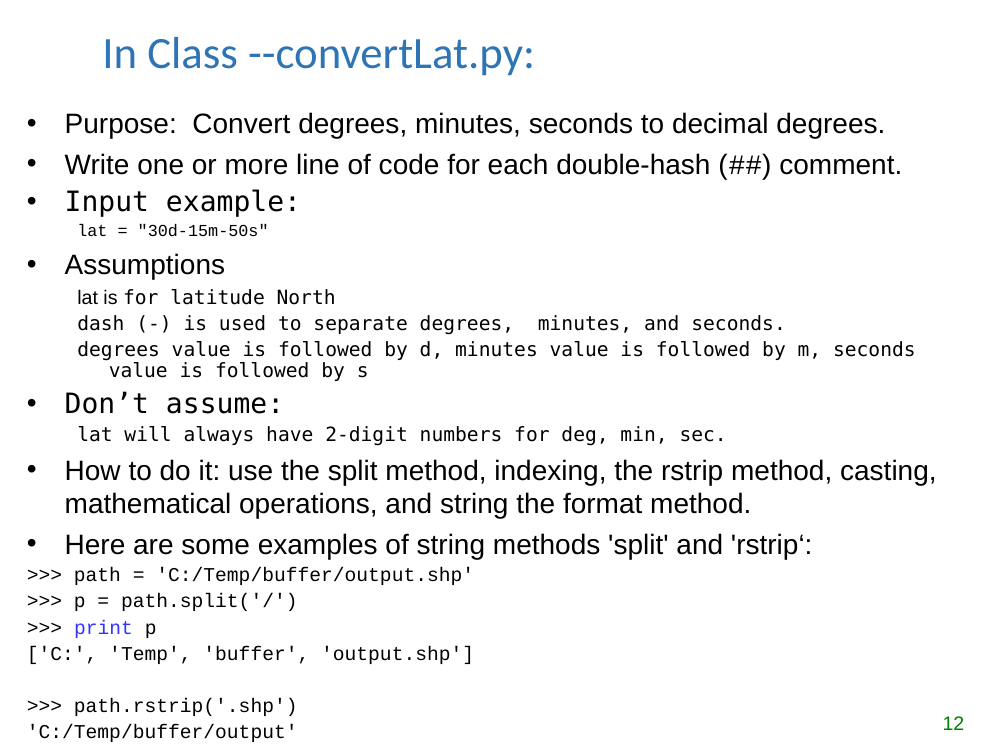
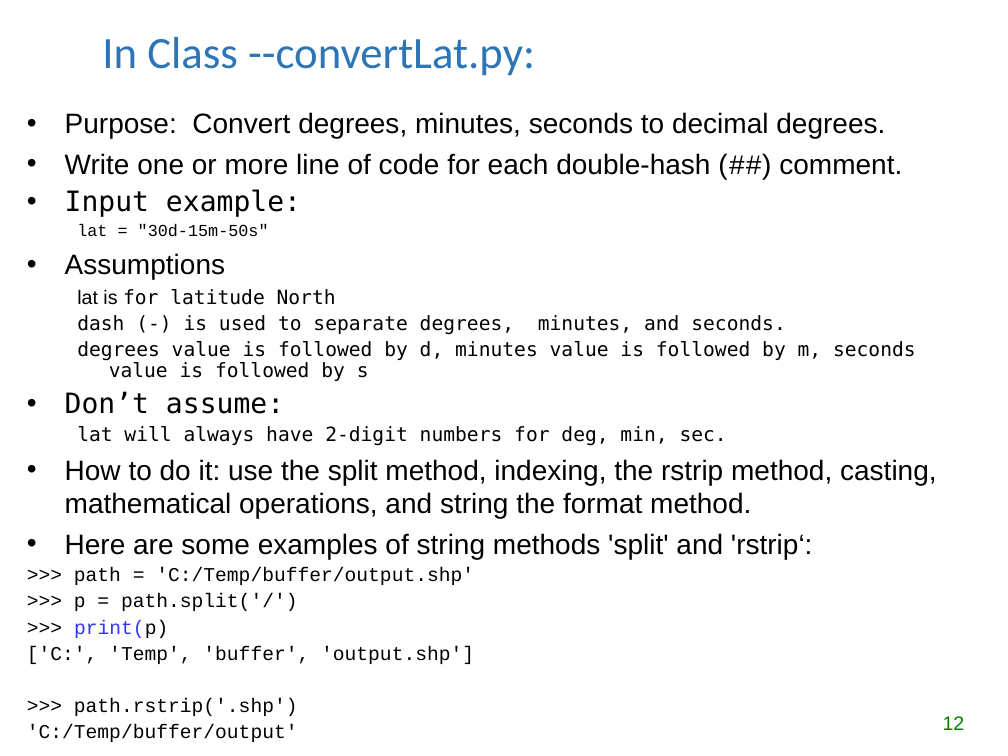
Before and after one commit to lgtateos/gis540, a slide deck: slide 12 of slides/lists_and_tuples.ppt. Drawn at 1008x756 pixels with LibreOffice and Linux fonts; fonts in the diff are those of the drawing. Boxes give left, top, right and bottom in pixels: in the first picture for what was removed or moved away, otherwise in the second. Text is boxed around its words. In the diff, an @@ line names an element or a change of style, - is before the commit and + after.

```diff
--- a/slides/lists_and_tuples.ppt
+++ b/slides/lists_and_tuples.ppt
@@ text at box(74, 620, 168, 638): text changed @@
->>> print p
+>>> print(p)
```
Also in this commit, not shown: 5 other slides changed.
